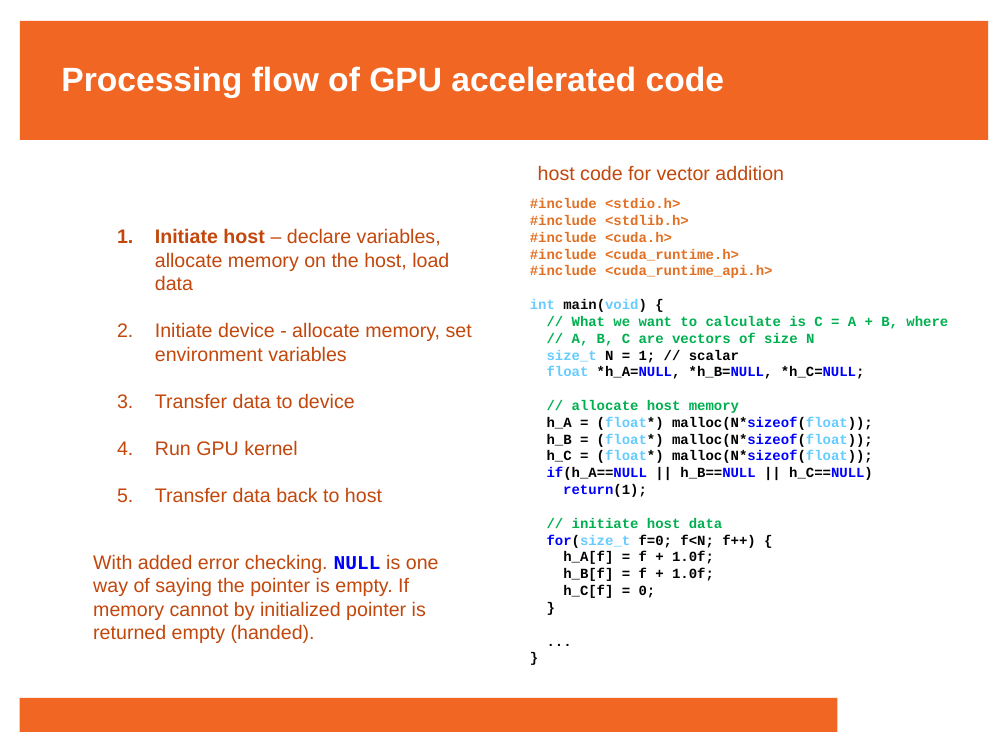
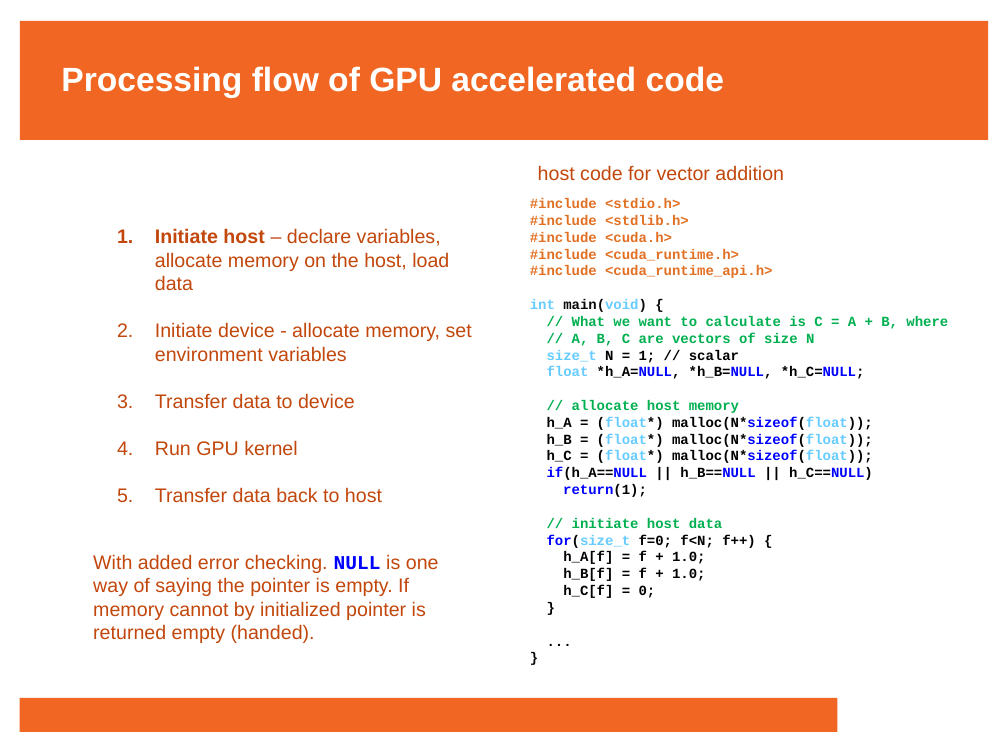
Before and after one commit to francisjudd/CWM-HPC, a slide deck: slide 19 of lectures/pptx/7_Lecture_seven.pptx. Drawn at 1008x756 pixels with LibreOffice and Linux fonts; fonts in the diff are those of the drawing; background and template pictures are left out. Boxes give left, top, right and bottom in pixels: in the first picture for what was removed or moved away, otherwise in the second. Text is boxed around its words. In the diff, an @@ line names an element or a change of style, - is before the commit and + after.

```diff
--- a/lectures/pptx/7_Lecture_seven.pptx
+++ b/lectures/pptx/7_Lecture_seven.pptx
@@ text at (x1=563, y1=551, x2=706, y2=581): text changed @@
-h_A[f] = f + 1.0f;
-h_B[f] = f + 1.0f;
+h_A[f] = f + 1.0;
+h_B[f] = f + 1.0;
```
Also in this commit, not shown: 3 other slides changed.
